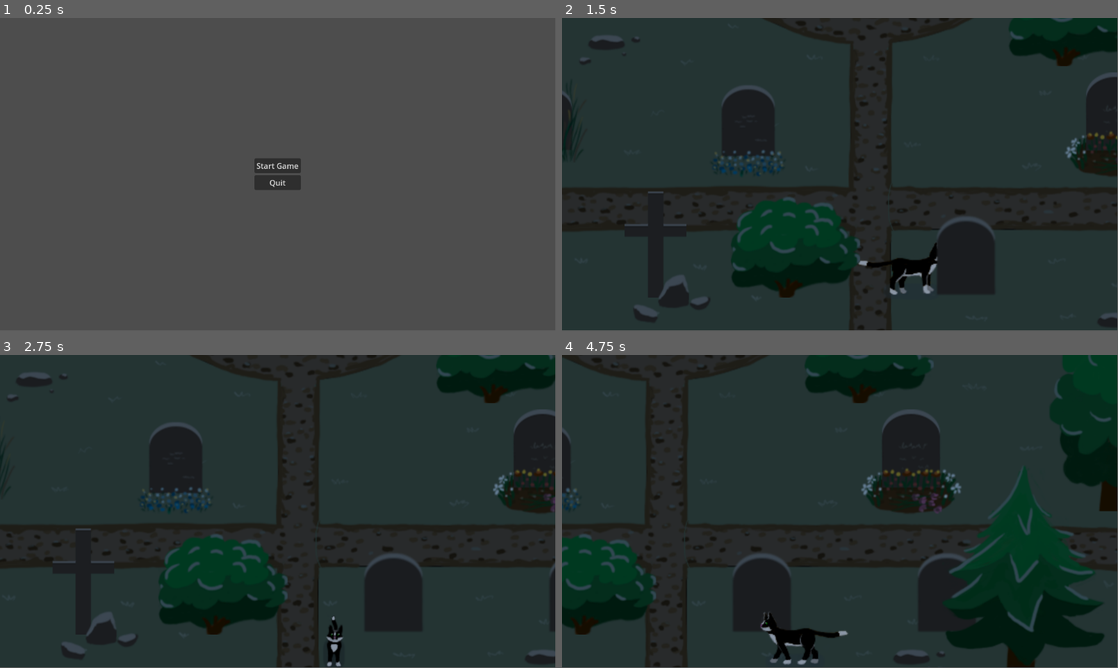
Above: before the commit, frames 1-4 (two rows, left to right).
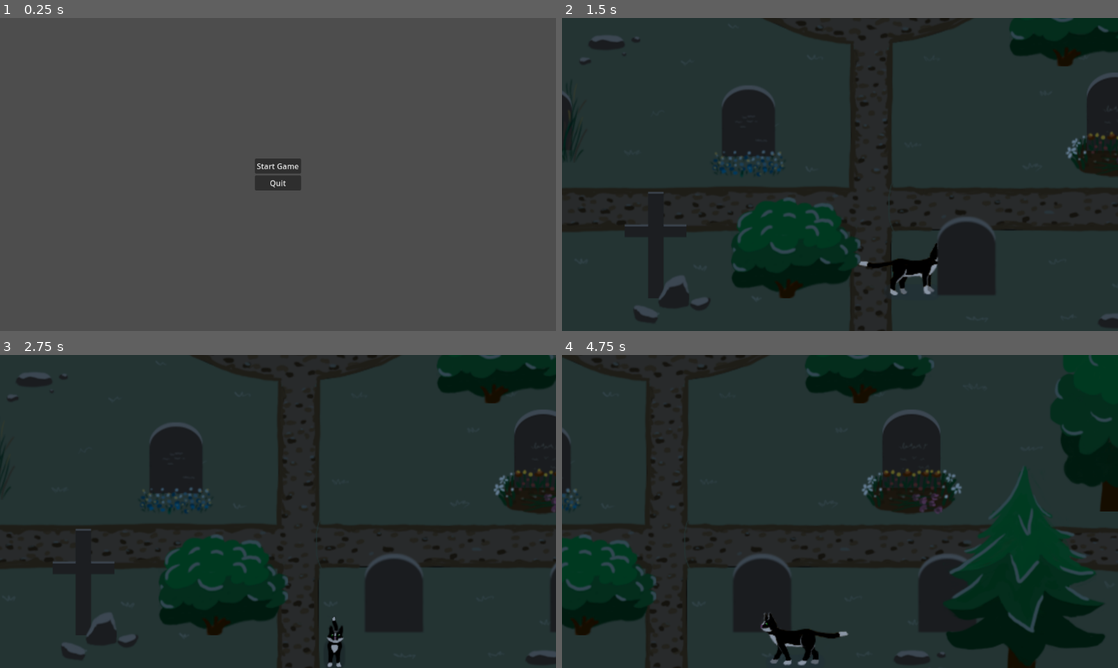
Above: after the commit, the same moments.

Repository: castlele/nine-lives
Game: Godot game, scene res://scenes/main.tscn
The game is run twice, just before and just after one commit, with the same random seed, the same clock (stepped at 60 frames per second) and the same inputs. Before the commit the project has no main scene; this scene is started directly in both runs.
Inputs (mouse positions are in pixels of both pictures, inside the frame that each line leads up to):
- Up to frame 1 (0.25 s): no input
- Up to frame 2 (1.5 s): click "Start Game" at 0.5 s; tap Enter (ui_accept) at 1.25, 1.35 s; move the mouse to (962, 158) at 1.27 s; hold Right (ui_right) from 1.28 s (still down); click (962, 158) at 1.42 s
- Up to frame 3 (2.75 s): tap Enter (ui_accept) at 1.52, 1.82, 2.1, 2.27, 2.57 s; move the mouse to (166, 527) at 2.02 s; release Right (ui_right) at 2.03 s; hold Down (ui_down) from 2.03 s (still down); click (166, 527) at 2.17 s
- Up to frame 4 (4.75 s): move the mouse to (895, 442) at 2.77 s; release Down (ui_down) at 2.78 s; hold Right (ui_right) 2.78-3.53 s; tap Enter (ui_accept) at 2.85, 3.6, 3.77, 4.07, 4.35, 4.52 s; click (895, 442) at 2.92 s; move the mouse to (812, 574) at 3.52 s; hold Up (ui_up) 3.53-4.28 s; click (812, 574) at 3.67 s; move the mouse to (1006, 558) at 4.27 s; hold Left (ui_left) from 4.28 s (still down); click (1006, 558) at 4.42 s
In our replay, the window is 799x449 before the commit and 800x450 after it. These sizes can differ from the game's own. Grey fills any space a smaller window leaves; there, only what the larger window draws over its background counts as a difference.

The runs differ from the first frame. In frame 1, 0.1% of the frame differs, in the area x 46-54%, y 46-55%; in frame 2, 0.2%; in frame 3, 0.2%; in frame 4, 0.3%, in the area x 2-100%, y 0-100%.

Commit message:
feat(messaging): Add system for showing messages on screen

Diff:
--- /dev/null
+++ b/nodes/message_box.gd
@@ -0,0 +1,58 @@
+class_name MessageBox extends MarginContainer
+
+@export var message_delay = 0.3
+
+@onready var text_box = $TextBox
+
+
+var _message_queue: Array[String] = []
+var _current_message = ""
+var _timer: BlockingTimer
+
+
+func set_queue(messages: Array[String]) -> void:
+	_message_queue = messages
+	_message_queue.reverse()
+
+
+func is_empty() -> bool:
+	return _message_queue.is_empty()
+
+
+func _ready() -> void:
+	_timer = BlockingTimer.new(message_delay)
+	add_child(_timer)
+
+
+@warning_ignore("unused_parameter")
+func _process(delta: float) -> void:
+	if not _message_queue.is_empty() and _current_message.is_empty():
+		_show_message()
+
+	_listen_input_events()
+
+
+func _listen_input_events() -> void:
+	if Input.is_action_just_pressed("ui_accept"):
+		_timer.runOnce(_show_message)
+
+
+func _show_message(event: InputEvent = null) -> void:
+	if event != null and event is InputEventMouseButton and event.is_pressed():
+		_dequeue()
+
+	if event == null:
+		_dequeue()
+
+
+func _dequeue() -> void:
+	var message = _message_queue.pop_back()
+
+	if message:
+		_current_message = message
+	else:
+		_current_message = ""
+
+	print("setting text: " + _current_message)
+
+	text_box.text = _current_message
--- /dev/null
+++ b/nodes/message_box.tscn
@@ -0,0 +1,26 @@
+[gd_scene load_steps=2 format=3 uid="uid://c1nks20sofne3"]
+
+[ext_resource type="Script" uid="uid://bihxv0uysj1u6" path="res://nodes/message_box.gd" id="1_ncwr0"]
+
+[node name="MessageBox" type="MarginContainer"]
+anchors_preset = 15
+anchor_right = 1.0
+anchor_bottom = 1.0
+grow_horizontal = 2
+grow_vertical = 2
+theme_override_constants/margin_left = 16
+theme_override_constants/margin_right = 16
+theme_override_constants/margin_bottom = 16
+script = ExtResource("1_ncwr0")
+
+[node name="TextBox" type="RichTextLabel" parent="."]
+layout_mode = 2
+size_flags_vertical = 8
+text = "
+
+
+"
+fit_content = true
+scroll_active = false
+
+[connection signal="gui_input" from="." to="." method="_show_message"]
--- a/project.godot
+++ b/project.godot
@@ -11,8 +11,14 @@
 [application]
 
 config/name="nine-lives"
+run/main_scene="uid://kfrb2dnqx1e0"
 config/features=PackedStringArray("4.4", "GL Compatibility")
 config/icon="res://icon.svg"
+
+[display]
+
+window/stretch/mode="viewport"
+window/stretch/aspect="expand"
 
 [rendering]
 
--- a/scenes/grave_yard/grave_yard.gd
+++ b/scenes/grave_yard/grave_yard.gd
@@ -1,17 +1,14 @@
 extends Node2D
 
+
 @onready var tomb = $tomb
+@onready var message_box: MessageBox = $UI/MessageBox
 
 
 func _ready() -> void:
 	tomb.enter_tomb.connect(enter_next_level)
 
 
-@warning_ignore("unused_parameter")
-func _process(delta: float) -> void:
-	pass
-
-
 func enter_next_level() -> void:
 	var level = load("res://scenes/crypt/crypt.tscn")
 
--- a/scenes/grave_yard/grave_yard.tscn
+++ b/scenes/grave_yard/grave_yard.tscn
@@ -17,6 +17,7 @@
 [ext_resource type="Texture2D" uid="uid://p4j7nbmqj4s3" path="res://res/grave_level/bush.png" id="11_l32oj"]
 [ext_resource type="PackedScene" uid="uid://7us30kguw5pb" path="res://nodes/grave/tomb.tscn" id="12_i47d0"]
 [ext_resource type="Shader" uid="uid://b0pexsc4hhj6u" path="res://res/shaders/grave_yard.gdshader" id="14_smeyj"]
+[ext_resource type="PackedScene" uid="uid://c1nks20sofne3" path="res://nodes/message_box.tscn" id="18_gn66a"]
 
 [sub_resource type="TileSetAtlasSource" id="TileSetAtlasSource_x42e6"]
 texture = ExtResource("1_sqdge")
@@ -239,3 +240,7 @@
 color = Color(0.238986, 0.315995, 0.419457, 1)
 energy = 0.6
 blend_mode = 2
+
+[node name="UI" type="CanvasLayer" parent="."]
+
+[node name="MessageBox" parent="UI" instance=ExtResource("18_gn66a")]
--- /dev/null
+++ b/scripts/blocking_timer.gd
@@ -0,0 +1,24 @@
+# WARN: Deprecated, later should be updated with native Timer
+class_name BlockingTimer extends Node
+
+
+var _delay: float
+var _message_timer: SceneTreeTimer
+
+
+func _init(delay: float) -> void:
+	_delay = delay
+
+
+func runOnce(callable: Callable) -> void:
+	if _is_blocking():
+		return
+
+	callable.call()
+
+	_message_timer = get_tree().create_timer(_delay)
+	await _message_timer.timeout
+
+
+func _is_blocking() -> bool:
+	return _message_timer != null and _message_timer.time_left != 0
Not shown, added: nodes/message_box.gd.uid
Not shown: 1 places in scenes/grave_yard/grave_yard.tscn that only renumber resources
Not shown, added: scripts/blocking_timer.gd.uid
